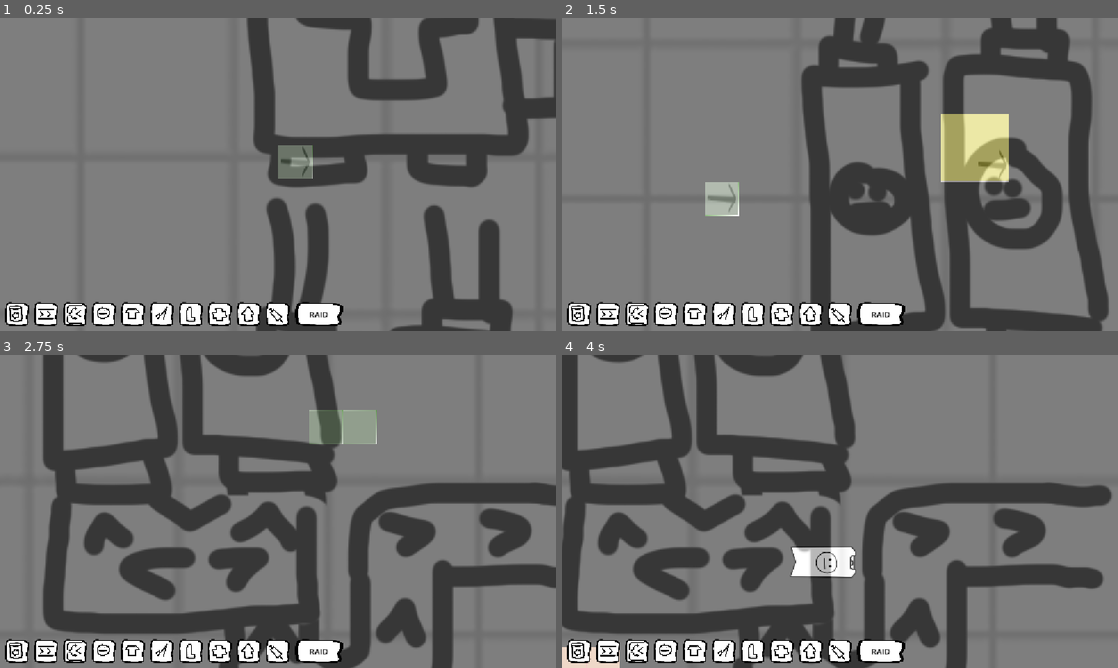
Above: before the commit, frames 1-4 (two rows, left to right).
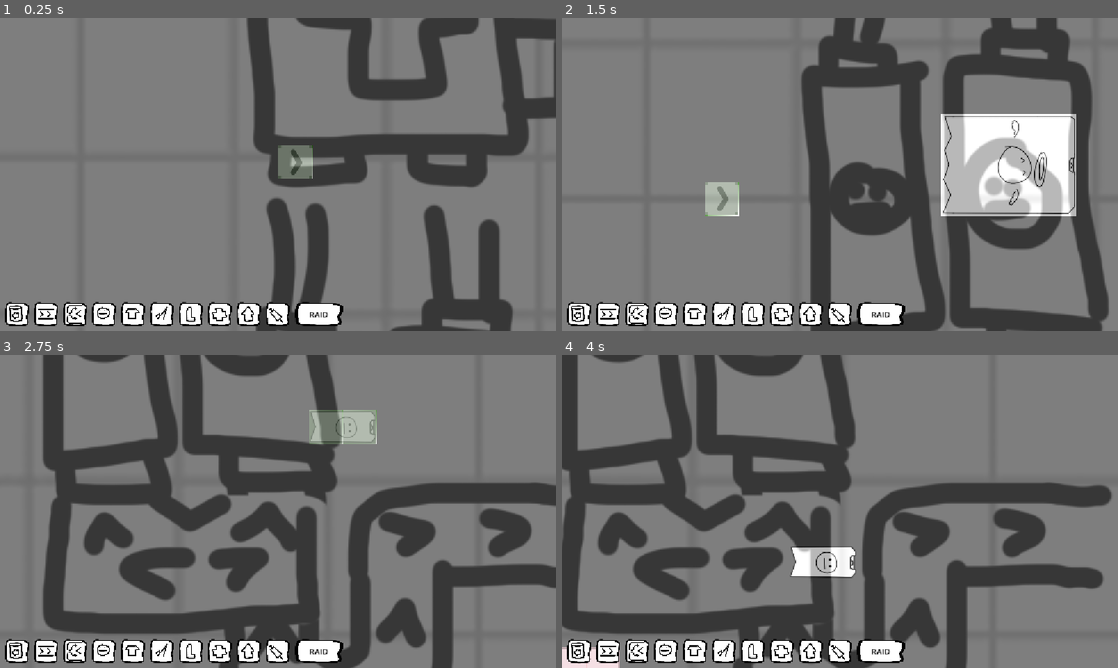
Above: after the commit, the same moments.

Repository: Schlutzkrapfen/Camara-Game
Game: Godot game, scene res://Levels/main_scene_RobertTesting.tscn
Same seed, same stepped clock (60 frames per second), same inputs: the game is played once before the commit and once after it.
Inputs (mouse positions are in pixels of both pictures, inside the frame that each line leads up to):
- Up to frame 1 (0.25 s): no input
- Up to frame 2 (1.5 s): tap Enter at 0.5 s; move the mouse to (962, 158) at 0.52 s; hold D 0.53-1.28 s; tap 0 (Aliver) at 0.6 s; click (962, 158) at 0.67 s; tap Space at 0.77 s; tap 2 (Belt) at 0.8, 1.35 s; move the mouse to (728, 190) at 1.27 s; hold S from 1.28 s (still down)
- Up to frame 3 (2.75 s): tap Space at 1.52 s; tap 8 (Combiner) at 1.55, 2.1 s; move the mouse to (333, 442) at 2.02 s; release S at 2.03 s; hold D from 2.03 s (still down); tap 4 (HeadFactory) at 2.3 s
- Up to frame 4 (4 s): move the mouse to (812, 574) at 2.77 s; release D at 2.78 s; hold 9 (Upgrader) 2.78-3.5 s; tap 4 (HeadFactory) at 2.85 s; click (812, 574) at 2.92 s; tap Space at 3.02 s; tap 7 (Leg) at 3.05 s; click (578, 652) at 3.5 s

The runs differ from the first frame. In frame 1, 0.2% of the frame differs, in the area x 50-57%, y 40-52%; in frame 2, 7.9%, in the area x 25-93%, y 30-64%; in frame 3, 0.9%; in frame 4, 0.3%.

Commit message:
Updated Factory graphics

Diff:
--- a/Levels/main_scene_RobertTesting.tscn
+++ b/Levels/main_scene_RobertTesting.tscn
@@ -5,15 +5,21 @@
 [ext_resource type="Texture2D" uid="uid://ctv77pkrn66by" path="res://assets/Sprites/Factories/ConveyorBelt.png" id="2_5mrl6"]
 [ext_resource type="Texture2D" uid="uid://b5w0sxaixnlhk" path="res://assets/Protype Factory/splitter.png" id="3_q6pkb"]
 [ext_resource type="Texture2D" uid="uid://d27i4qnwa0txv" path="res://assets/Protype Factory/headfactory.png" id="4_fo3dw"]
+[ext_resource type="Texture2D" uid="uid://ctqwdm2fila7h" path="res://assets/Sprites/Factories/LegFactory.png" id="4_yb4kb"]
+[ext_resource type="Texture2D" uid="uid://dfakgxksy5s5i" path="res://assets/Sprites/Factories/Combiner.png" id="5_agfhl"]
 [ext_resource type="Texture2D" uid="uid://cjxdymamhuqj0" path="res://assets/Protype Factory/goofactory.png" id="5_sf7bd"]
+[ext_resource type="Texture2D" uid="uid://fnxol2v3v8jk" path="res://assets/Sprites/Factories/Upgrader.png" id="6_3cjmu"]
 [ext_resource type="Script" uid="uid://b7r4n585kvy5" path="res://script/spawner.gd" id="6_814nw"]
 [ext_resource type="Script" uid="uid://bko1gb6s0qt05" path="res://Levels/flow_field.gd" id="7_5mrl6"]
+[ext_resource type="Texture2D" uid="uid://cgnh8i2ap5c72" path="res://assets/Sprites/Factories/Aliver.png" id="7_7ioe8"]
 [ext_resource type="Texture2D" uid="uid://cox70khsxs566" path="res://assets/Sprites/Factories/HeadFactory.png" id="7_e6hx3"]
 [ext_resource type="Texture2D" uid="uid://cklbh2npgj3ln" path="res://assets/BuildingCheck/Right.png" id="8_e6hx3"]
 [ext_resource type="Texture2D" uid="uid://d3ps21yld861w" path="res://assets/BuildingCheck/Wrong.png" id="9_4vxro"]
 [ext_resource type="Script" uid="uid://dw655442tyxqd" path="res://script/check_if_build.gd" id="10_kq7mr"]
 [ext_resource type="Texture2D" uid="uid://d1nv5c1vgdg3v" path="res://assets/Sprites/RoughPlan.png" id="12_2d3ho"]
 [ext_resource type="TileSet" uid="uid://dfd14baga48q4" path="res://Resourcen/Tilemap.tres" id="12_814nw"]
+[ext_resource type="Texture2D" uid="uid://c3ybt8onpq3yn" path="res://assets/Sprites/Factories/TorsoFactory.png" id="12_vv2xv"]
+[ext_resource type="Texture2D" uid="uid://drnamukdl1ch5" path="res://assets/Sprites/Factories/SpikeFactory.png" id="13_hmfgy"]
 [ext_resource type="PackedScene" uid="uid://ifvtipktctcg" path="res://Levels/UI.tscn" id="14_fo3dw"]
 [ext_resource type="PackedScene" uid="uid://b5dskihv6nlwm" path="res://Levels/Settlements/TestSettlement.tscn" id="15_814nw"]
 [ext_resource type="Script" uid="uid://do8dom7rcdpjx" path="res://script/globals/GameManager.gd" id="15_sf7bd"]
@@ -28,6 +34,30 @@
 texture_region_size = Vector2i(200, 200)
 0:0/0 = 0
 1:0/0 = 0
+
+[sub_resource type="TileSetAtlasSource" id="TileSetAtlasSource_pvusm"]
+texture = ExtResource("6_3cjmu")
+texture_region_size = Vector2i(100, 100)
+0:0/0 = 0
+1:0/0 = 0
+0:1/0 = 0
+1:1/0 = 0
+
+[sub_resource type="TileSetAtlasSource" id="TileSetAtlasSource_u2hbt"]
+texture = ExtResource("7_7ioe8")
+texture_region_size = Vector2i(100, 100)
+0:0/0 = 0
+1:0/0 = 0
+2:0/0 = 0
+3:0/0 = 0
+0:1/0 = 0
+1:1/0 = 0
+2:1/0 = 0
+3:1/0 = 0
+0:2/0 = 0
+1:2/0 = 0
+2:2/0 = 0
+3:2/0 = 0
 
 [sub_resource type="TileSetAtlasSource" id="TileSetAtlasSource_mc1i1"]
 texture = ExtResource("3_q6pkb")
@@ -57,6 +87,32 @@
 0:0/0 = 0
 1:0/0 = 0
 
+[sub_resource type="TileSetAtlasSource" id="TileSetAtlasSource_ylpvw"]
+texture = ExtResource("12_vv2xv")
+texture_region_size = Vector2i(100, 100)
+0:0/0 = 0
+1:0/0 = 0
+
+[sub_resource type="TileSetAtlasSource" id="TileSetAtlasSource_t8v6m"]
+texture = ExtResource("13_hmfgy")
+texture_region_size = Vector2i(100, 100)
+0:0/0 = 0
+1:0/0 = 0
+
+[sub_resource type="TileSetAtlasSource" id="TileSetAtlasSource_8pwl7"]
+texture = ExtResource("4_yb4kb")
+texture_region_size = Vector2i(100, 100)
+0:0/0 = 0
+1:0/0 = 0
+
+[sub_resource type="TileSetAtlasSource" id="TileSetAtlasSource_pbg0h"]
+texture = ExtResource("5_agfhl")
+texture_region_size = Vector2i(100, 100)
+0:0/0 = 0
+1:0/0 = 0
+0:1/0 = 0
+1:1/0 = 0
+
 [sub_resource type="TileSet" id="TileSet_nacyp"]
 tile_size = Vector2i(100, 100)
 sources/1 = SubResource("TileSetAtlasSource_72q2g")
@@ -65,6 +121,12 @@
 sources/4 = SubResource("TileSetAtlasSource_qs7lm")
 sources/3 = SubResource("TileSetAtlasSource_kumpi")
 sources/5 = SubResource("TileSetAtlasSource_5mrl6")
+sources/6 = SubResource("TileSetAtlasSource_ylpvw")
+sources/7 = SubResource("TileSetAtlasSource_t8v6m")
+sources/8 = SubResource("TileSetAtlasSource_8pwl7")
+sources/9 = SubResource("TileSetAtlasSource_pbg0h")
+sources/10 = SubResource("TileSetAtlasSource_pvusm")
+sources/11 = SubResource("TileSetAtlasSource_u2hbt")
 
 [sub_resource type="TileSetAtlasSource" id="TileSetAtlasSource_8rkvs"]
 texture = ExtResource("8_e6hx3")
--- a/Resourcen/Tilemap.tres
+++ b/Resourcen/Tilemap.tres
@@ -1,13 +1,20 @@
 [gd_resource type="TileSet" format=3 uid="uid://dfd14baga48q4"]
 
-[ext_resource type="Texture2D" uid="uid://d3jnlwymjk0yl" path="res://assets/Protype Factory/conver Belt.png" id="1_n21aq"]
+[ext_resource type="Texture2D" uid="uid://ctv77pkrn66by" path="res://assets/Sprites/Factories/ConveyorBelt.png" id="1_pjlse"]
 [ext_resource type="Texture2D" uid="uid://dab8ry1vc6pti" path="res://assets/Protype Factory/factory.png" id="2_a150c"]
 [ext_resource type="Texture2D" uid="uid://b5w0sxaixnlhk" path="res://assets/Protype Factory/splitter.png" id="3_bcu6u"]
+[ext_resource type="Texture2D" uid="uid://fnxol2v3v8jk" path="res://assets/Sprites/Factories/Upgrader.png" id="3_talwf"]
+[ext_resource type="Texture2D" uid="uid://cgnh8i2ap5c72" path="res://assets/Sprites/Factories/Aliver.png" id="4_660bf"]
 [ext_resource type="Texture2D" uid="uid://d27i4qnwa0txv" path="res://assets/Protype Factory/headfactory.png" id="4_rtxov"]
 [ext_resource type="Texture2D" uid="uid://cjxdymamhuqj0" path="res://assets/Protype Factory/goofactory.png" id="5_ypk7q"]
+[ext_resource type="Texture2D" uid="uid://cox70khsxs566" path="res://assets/Sprites/Factories/HeadFactory.png" id="8_3i84h"]
+[ext_resource type="Texture2D" uid="uid://c3ybt8onpq3yn" path="res://assets/Sprites/Factories/TorsoFactory.png" id="9_3re27"]
+[ext_resource type="Texture2D" uid="uid://drnamukdl1ch5" path="res://assets/Sprites/Factories/SpikeFactory.png" id="10_it4xu"]
+[ext_resource type="Texture2D" uid="uid://ctqwdm2fila7h" path="res://assets/Sprites/Factories/LegFactory.png" id="11_aegih"]
+[ext_resource type="Texture2D" uid="uid://dfakgxksy5s5i" path="res://assets/Sprites/Factories/Combiner.png" id="12_6a53h"]
 
 [sub_resource type="TileSetAtlasSource" id="TileSetAtlasSource_mne4e"]
-texture = ExtResource("1_n21aq")
+texture = ExtResource("1_pjlse")
 texture_region_size = Vector2i(100, 100)
 0:0/0 = 0
 
@@ -16,6 +23,30 @@
 texture_region_size = Vector2i(200, 200)
 0:0/0 = 0
 1:0/0 = 0
+
+[sub_resource type="TileSetAtlasSource" id="TileSetAtlasSource_exgle"]
+texture = ExtResource("3_talwf")
+texture_region_size = Vector2i(100, 100)
+0:0/0 = 0
+1:0/0 = 0
+0:1/0 = 0
+1:1/0 = 0
+
+[sub_resource type="TileSetAtlasSource" id="TileSetAtlasSource_qki62"]
+texture = ExtResource("4_660bf")
+texture_region_size = Vector2i(100, 100)
+0:0/0 = 0
+1:0/0 = 0
+2:0/0 = 0
+3:0/0 = 0
+0:1/0 = 0
+1:1/0 = 0
+2:1/0 = 0
+3:1/0 = 0
+0:2/0 = 0
+1:2/0 = 0
+2:2/0 = 0
+3:2/0 = 0
 
 [sub_resource type="TileSetAtlasSource" id="TileSetAtlasSource_mc1i1"]
 texture = ExtResource("3_bcu6u")
@@ -39,6 +70,38 @@
 1:1/0 = 0
 0:1/0 = 0
 
+[sub_resource type="TileSetAtlasSource" id="TileSetAtlasSource_v8h58"]
+texture = ExtResource("8_3i84h")
+texture_region_size = Vector2i(100, 100)
+0:0/0 = 0
+1:0/0 = 0
+
+[sub_resource type="TileSetAtlasSource" id="TileSetAtlasSource_bohxa"]
+texture = ExtResource("9_3re27")
+texture_region_size = Vector2i(100, 100)
+0:0/0 = 0
+1:0/0 = 0
+
+[sub_resource type="TileSetAtlasSource" id="TileSetAtlasSource_cbb8p"]
+texture = ExtResource("10_it4xu")
+texture_region_size = Vector2i(100, 100)
+0:0/0 = 0
+1:0/0 = 0
+
+[sub_resource type="TileSetAtlasSource" id="TileSetAtlasSource_xm4py"]
+texture = ExtResource("11_aegih")
+texture_region_size = Vector2i(100, 100)
+0:0/0 = 0
+1:0/0 = 0
+
+[sub_resource type="TileSetAtlasSource" id="TileSetAtlasSource_0ifij"]
+texture = ExtResource("12_6a53h")
+texture_region_size = Vector2i(100, 100)
+0:0/0 = 0
+1:0/0 = 0
+0:1/0 = 0
+1:1/0 = 0
+
 [resource]
 tile_size = Vector2i(100, 100)
 sources/1 = SubResource("TileSetAtlasSource_72q2g")
@@ -46,3 +109,10 @@
 sources/2 = SubResource("TileSetAtlasSource_mc1i1")
 sources/4 = SubResource("TileSetAtlasSource_qs7lm")
 sources/3 = SubResource("TileSetAtlasSource_kumpi")
+sources/5 = SubResource("TileSetAtlasSource_v8h58")
+sources/6 = SubResource("TileSetAtlasSource_bohxa")
+sources/7 = SubResource("TileSetAtlasSource_cbb8p")
+sources/8 = SubResource("TileSetAtlasSource_xm4py")
+sources/9 = SubResource("TileSetAtlasSource_0ifij")
+sources/10 = SubResource("TileSetAtlasSource_exgle")
+sources/11 = SubResource("TileSetAtlasSource_qki62")
--- a/Resourcen/aliver.tres
+++ b/Resourcen/aliver.tres
@@ -5,12 +5,12 @@
 
 [resource]
 script = ExtResource("3_fysok")
-size = Vector2i(2, 2)
-tilemap_id = 3
+size = Vector2i(4, 3)
+tilemap_id = 11
 craft_time = 4.0
 input = Array[Script]([ExtResource("1_n0qn3")])
 output_tile = Dictionary[Vector2i, int]({
-Vector2i(1, 1): 0
+Vector2i(3, 1): 0
 })
 buildcost = 5
 factory_type = 3
--- a/Resourcen/combiner.tres
+++ b/Resourcen/combiner.tres
@@ -6,7 +6,7 @@
 [resource]
 script = ExtResource("3_nvrr1")
 size = Vector2i(2, 2)
-tilemap_id = 3
+tilemap_id = 9
 craft_time = 1.0
 input = Array[Script]([ExtResource("1_vil4c"), ExtResource("1_vil4c")])
 output_tile = Dictionary[Vector2i, int]({
--- a/Resourcen/foot_maker.tres
+++ b/Resourcen/foot_maker.tres
@@ -6,12 +6,12 @@
 
 [resource]
 script = ExtResource("3_4oy0f")
-size = Vector2i(2, 2)
-tilemap_id = 3
+size = Vector2i(2, 1)
+tilemap_id = 8
 craft_time = 1.0
 input = Array[Script]([ExtResource("1_ggts6")])
 output = Array[PackedScene]([ExtResource("2_ggts6")])
 output_tile = Dictionary[Vector2i, int]({
-Vector2i(1, 1): 0
+Vector2i(1, 0): 0
 })
 buildcost = 3
--- a/Resourcen/horn_maker.tres
+++ b/Resourcen/horn_maker.tres
@@ -6,12 +6,12 @@
 
 [resource]
 script = ExtResource("3_gw76o")
-size = Vector2i(2, 2)
-tilemap_id = 3
+size = Vector2i(2, 1)
+tilemap_id = 7
 craft_time = 1.0
 input = Array[Script]([ExtResource("1_rbs7q")])
 output = Array[PackedScene]([ExtResource("2_rbs7q")])
 output_tile = Dictionary[Vector2i, int]({
-Vector2i(1, 1): 0
+Vector2i(1, 0): 0
 })
 buildcost = 3
--- a/Resourcen/torso_maker.tres
+++ b/Resourcen/torso_maker.tres
@@ -6,12 +6,12 @@
 
 [resource]
 script = ExtResource("3_ydlen")
-size = Vector2i(2, 2)
-tilemap_id = 3
+size = Vector2i(2, 1)
+tilemap_id = 6
 craft_time = 1.0
 input = Array[Script]([ExtResource("1_ipgg6")])
 output = Array[PackedScene]([ExtResource("2_ipgg6")])
 output_tile = Dictionary[Vector2i, int]({
-Vector2i(1, 1): 0
+Vector2i(1, 0): 0
 })
 buildcost = 3
--- a/Resourcen/upgrader.tres
+++ b/Resourcen/upgrader.tres
@@ -7,7 +7,7 @@
 [resource]
 script = ExtResource("2_j3uab")
 size = Vector2i(2, 2)
-tilemap_id = 3
+tilemap_id = 10
 craft_time = 1.0
 input = Array[Script]([ExtResource("1_d52ty"), ExtResource("2_aenpf")])
 output_tile = Dictionary[Vector2i, int]({
--- a/script/Creature.gd
+++ b/script/Creature.gd
@@ -135,7 +135,9 @@
 	tween.tween_property(sprite, "modulate", Color.WHITE, 0.15)
 
 func Die() -> void:
-	self.queue_free()
+	self.visible = false
+	self.process_mode = Node.PROCESS_MODE_DISABLED
+	#self.queue_free()
 
 
 # --- Stitching -------------------------------------------------------------
Binary file removed: assets/Sprites/Factories/HeadFactory_Bottom.png
Not shown, removed: assets/Sprites/Factories/HeadFactory_Bottom.png.import
Binary file removed: assets/Sprites/Factories/HeadFactory_Up.png
Not shown, removed: assets/Sprites/Factories/HeadFactory_Up.png.import
